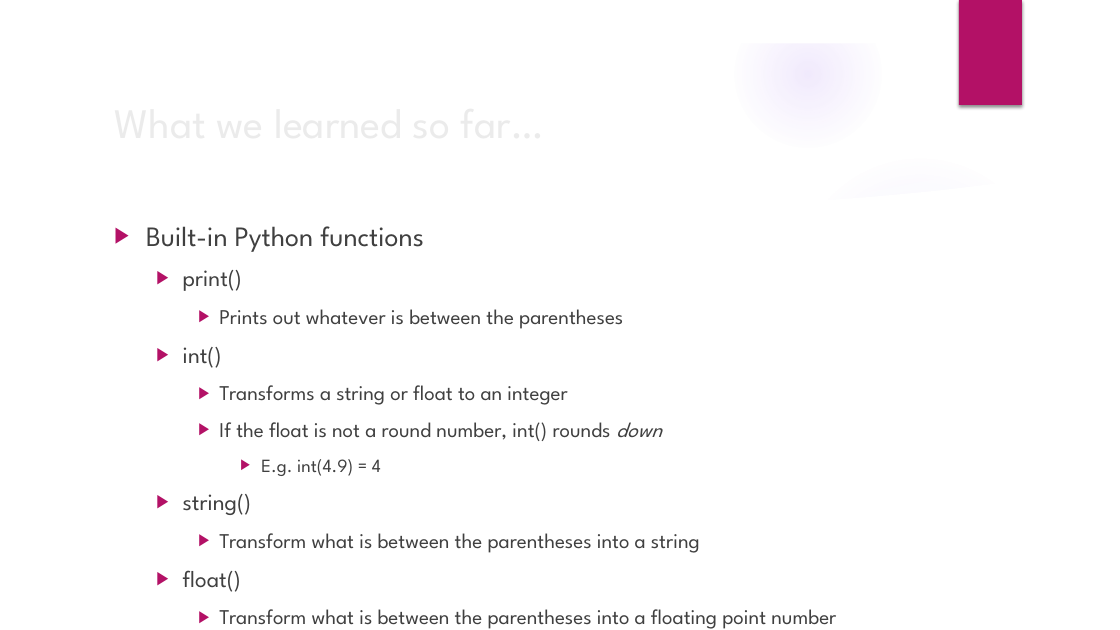
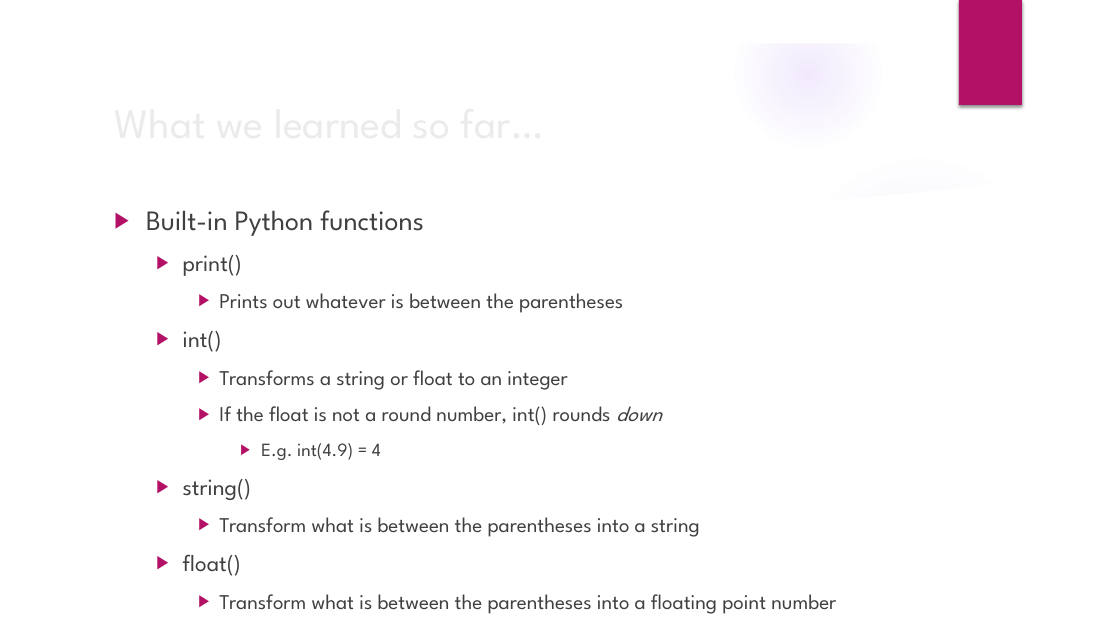
Before and after one commit to ameboileau/Intro-to-Python, a slide deck: slide 6 of PPTs/Week5.pptx. Drawn at 1120x630 pixels with LibreOffice and Linux fonts; fonts in the diff are those of the drawing; background and template pictures are left out. Boxes give left, top, right and bottom in pixels: in the first picture for what was removed or moved away, otherwise in the second. Text is boxed around its words. In the diff, an @@ line names an element or a change of style, - is before the commit and + after.

```diff
--- a/PPTs/Week5.pptx
+++ b/PPTs/Week5.pptx
@@ text "Built-in Python functions": place and size @@
-text "Built-in Python functions" at [146,226,836,629]
+text "Built-in Python functions" at [146,210,836,614]
```
Also in this commit, not shown: 4 other slides changed, 6 other files.
